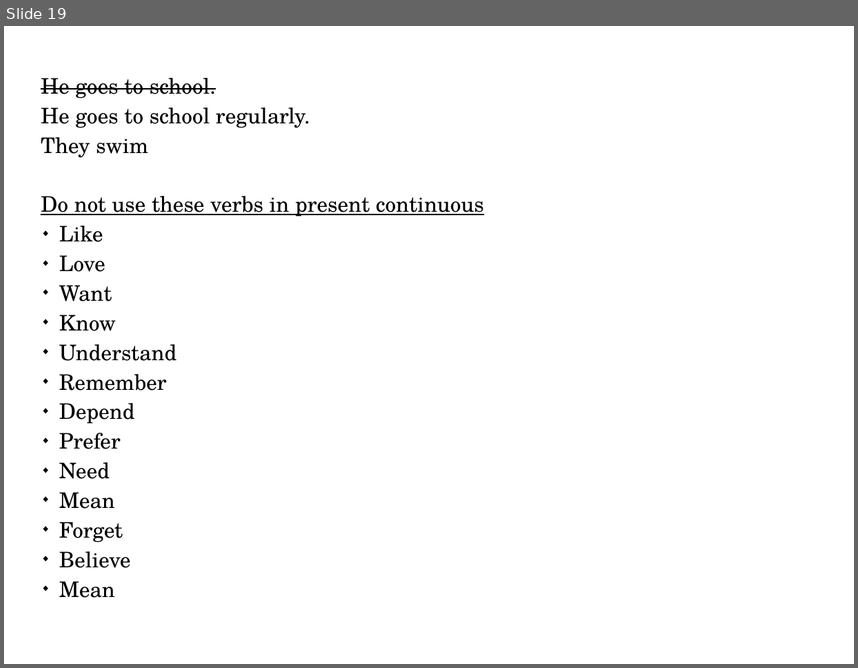
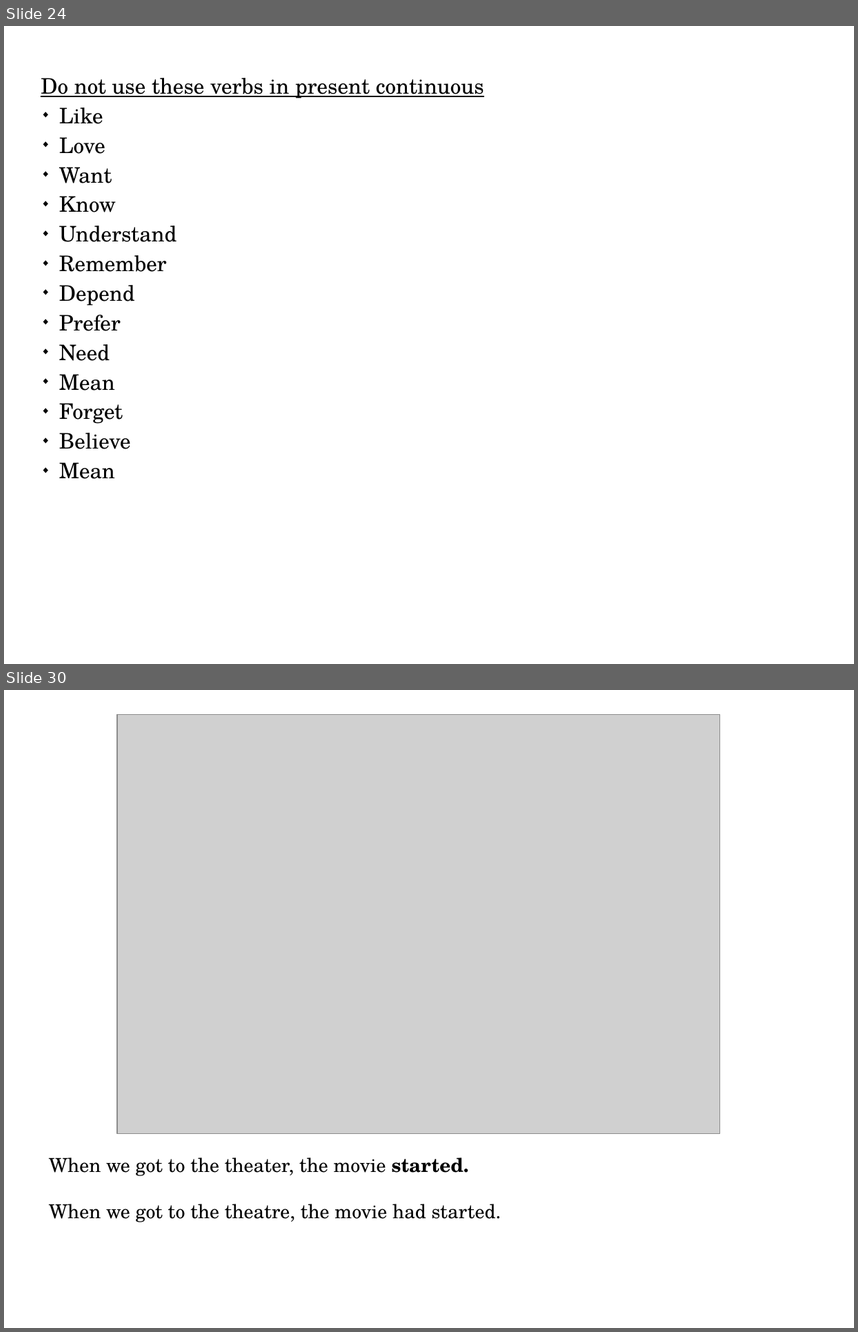
Before and after one commit to ADILp6/IBIT, a slide deck: Sunday_Tuesday_Thursday/Class_6_17_February_2019/Lecture.odp. Shown one above the other, each under a label of ours: slide 19 before the commit, slides 24 and 30 after it; the slides between them are not shown. The pictures are 858x668 and 858x1332 pixels, drawn with LibreOffice and Linux fonts; fonts in the diff are those of the drawing; grey boxes stand for pictures. Boxes give left, top, right and bottom in pixels: in the first picture for what was removed or moved away, otherwise in the second. Text is boxed around its words. In the diff, an @@ line names an element or a change of style, - is before the commit and + after.

```diff
--- a/Sunday_Tuesday_Thursday/Class_6_17_February_2019/Lecture.odp
+++ b/Sunday_Tuesday_Thursday/Class_6_17_February_2019/Lecture.odp
@@ slide 30 added at <box>4,690,854,1328</box>, background #FFFFFF @@
@@ picture added at <box>117,715,721,1134</box> @@
@@ text added at <box>49,1157,501,1222</box>, 18 pt, text #000000 @@
+When we got to the theater, the movie started.
+When we got to the theatre, the movie had started.
@@ what was slide 19 is now slide 24 @@
@@ slide 24 changed as well @@
@@ text in free at <box>41,78,310,158</box>: paragraphs removed @@
-He goes to school.
-He goes to school regularly.
-They swim
```
Also in this commit, not shown: 2 other slides changed, 9 other slides added, 3 other files.
